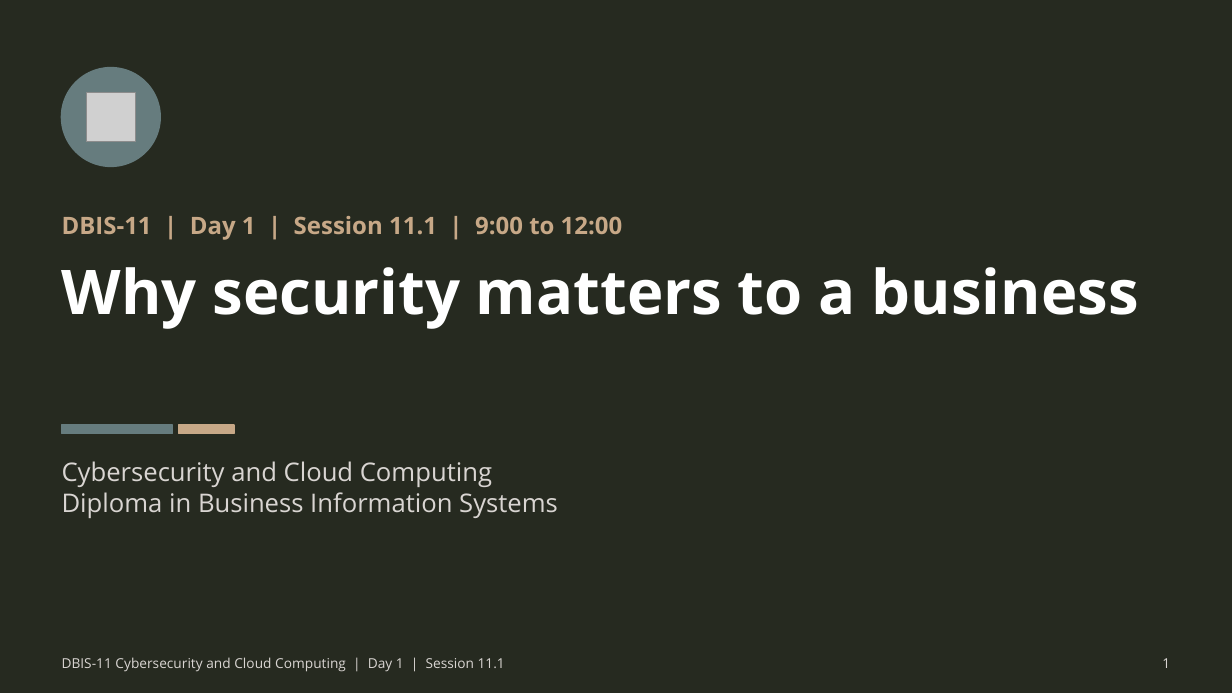
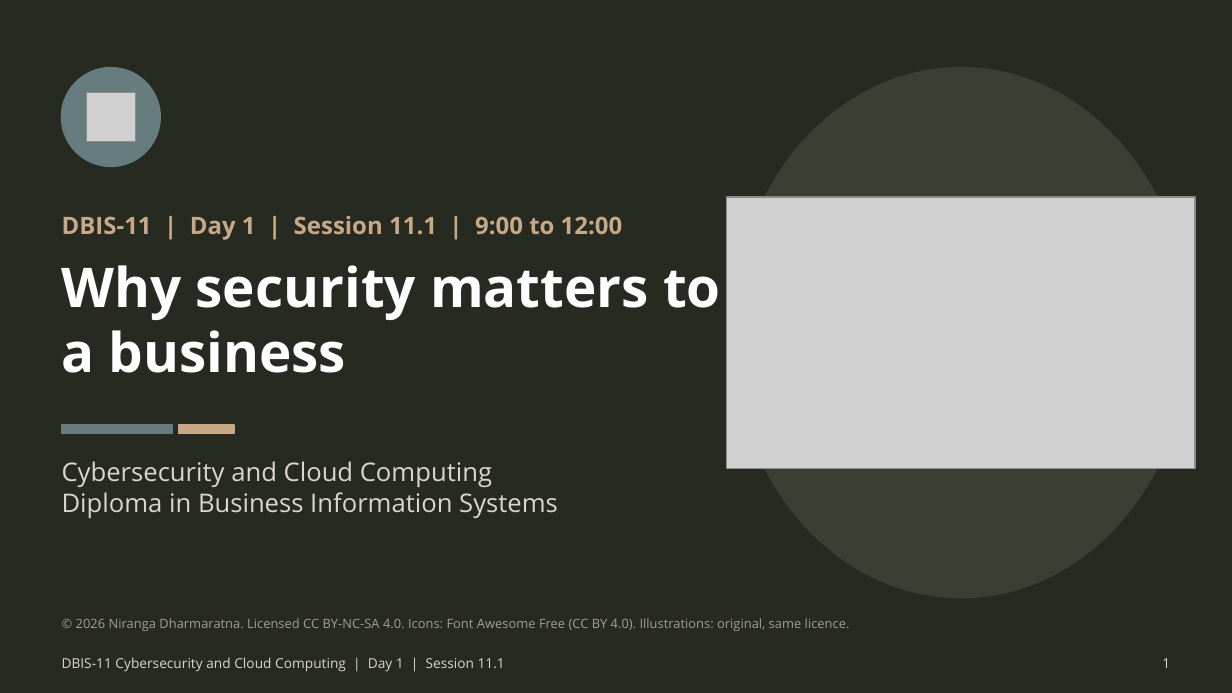
Before and after one commit to nirangadh/DBIS-Cybersecurity-and-Cloud-Computing, a slide deck: slide 1 of slides/11-01-why-security-matters.pptx. Drawn at 1232x693 pixels with LibreOffice and Linux fonts; fonts in the diff are those of the drawing; grey boxes stand for pictures. Boxes give left, top, right and bottom in pixels: in the first picture for what was removed or moved away, otherwise in the second. Text is boxed around its words. In the diff, an @@ line names an element or a change of style, - is before the commit and + after.

```diff
--- a/slides/11-01-why-security-matters.pptx
+++ b/slides/11-01-why-security-matters.pptx
@@ ellipse added at [733,68,1189,598], fill #3A3F33, outline #3A3F33 1 pt @@
@@ picture added at [727,197,1195,468] @@
@@ text "Why security matters to a ..." at [62,265,721,373]: size 36 to 32 pt @@
@@ text added at [76,618,850,631], 7.5 pt, text #A39E98 @@
+© 2026 Niranga Dharmaratna. Licensed CC BY-NC-SA 4.0. Icons: Font Awesome Free (CC BY 4.0). Illustrations: original, same licence.
```
Also in this commit, not shown: 8 other slides changed, 28 other files.
